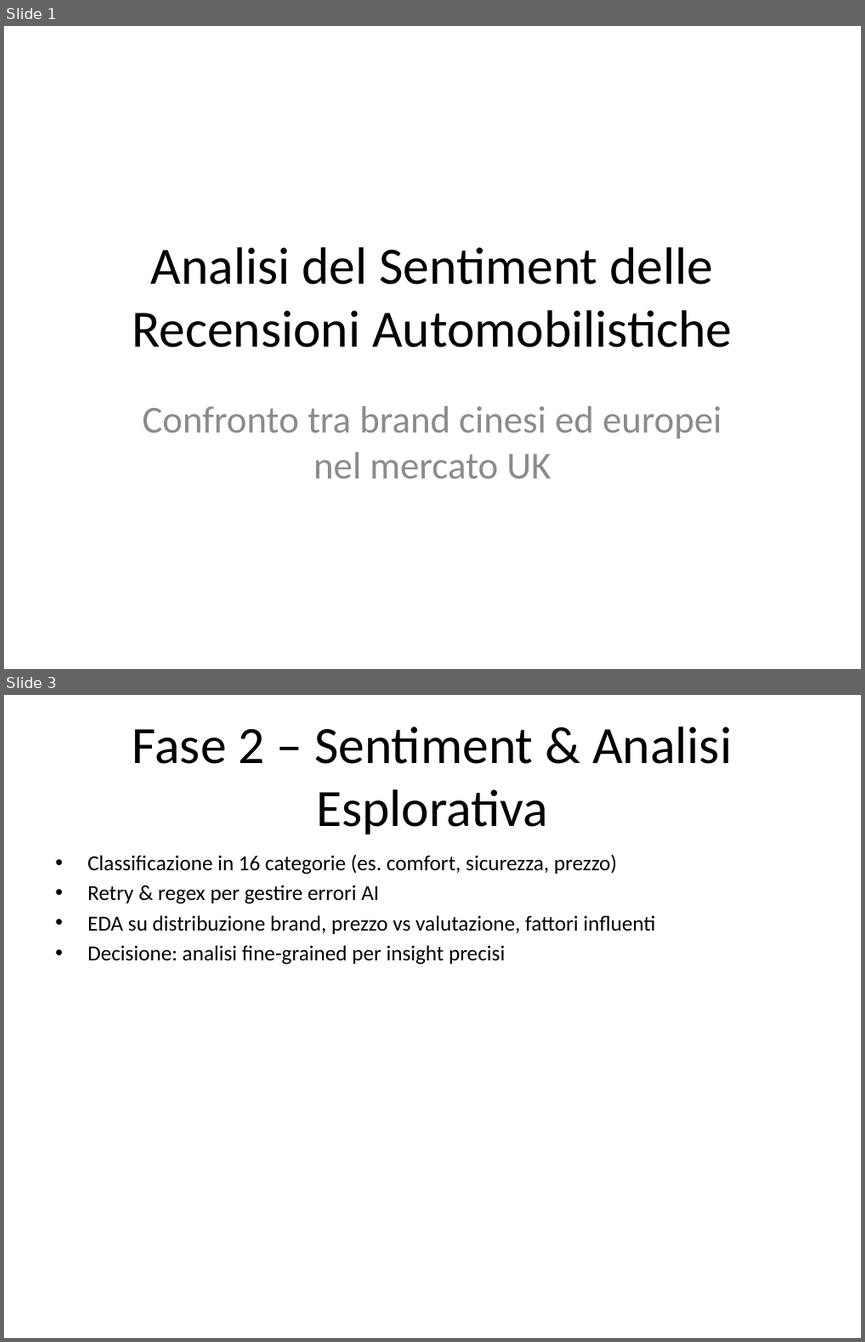
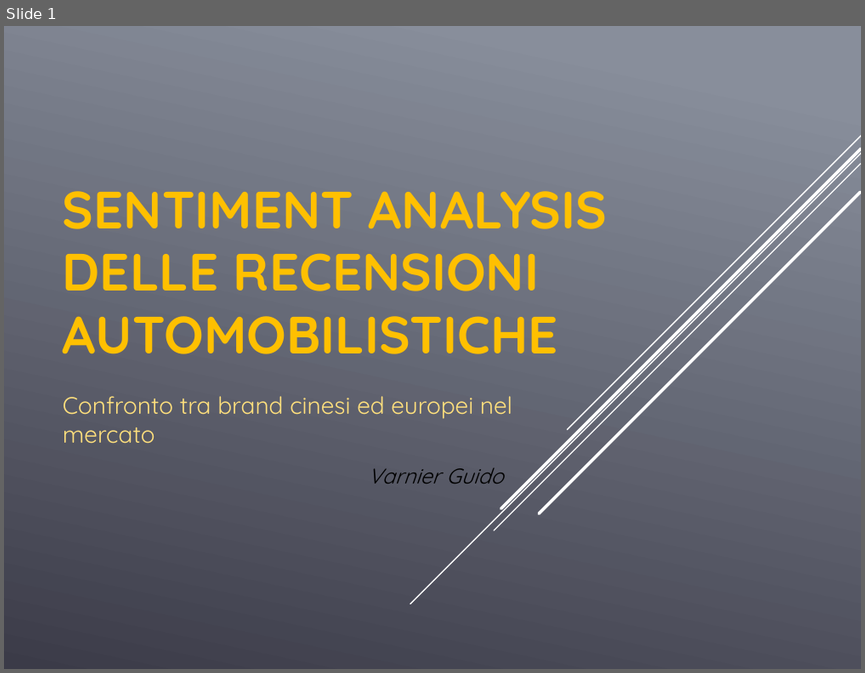
Before and after one commit to GuidoGTX/rossato_job, a slide deck: Analisi_Sentiment_Recensioni.pptx. Shown one above the other, each under a label of ours: slides 1 and 3 before the commit, slide 1 after it; the slides between them are not shown. The pictures are 865x1342 and 865x673 pixels, drawn with LibreOffice and Linux fonts; fonts in the diff are those of the drawing. Boxes give left, top, right and bottom in pixels: in the first picture for what was removed or moved away, otherwise in the second. Text is boxed around its words. In the diff, an @@ line names an element or a change of style, - is before the commit and + after.

```diff
--- a/Analisi_Sentiment_Recensioni.pptx
+++ b/Analisi_Sentiment_Recensioni.pptx
@@ slide 3 removed at [4, 695, 861, 1338], background #FFFFFF @@
@@ title removed at [132, 726, 732, 834] @@
-Fase 2 – Sentiment & Analisi Esplorativa
@@ text removed at [87, 854, 655, 964] @@
-• Classificazione in 16 categorie (es. comfort, sicurezza, prezzo)
-• Retry & regex per gestire errori AI
-• EDA su distribuzione brand, prezzo vs valutazione, fattori influenti
-• Decisione: analisi fine-grained per insight precisi
@@ slide 1 changed as well @@
@@ background #FFFFFF to gradient #888E9B to #3C3C49 @@
@@ title "SENTIMENT ANALYSIS DELLE RECENSIONI AUTOMOBILISTICHE" at [63, 191, 607, 354]: vertical alignment middle to bottom @@
@@ title at [63, 191, 607, 354]: text changed; font Calibri to Quicksand; text colour #000000 to #FFC000; bold on @@
-Analisi del Sentiment delle Recensioni Automobilistiche
+SENTIMENT ANALYSIS DELLE RECENSIONI AUTOMOBILISTICHE
@@ group added at [410, 136, 861, 603]: 5 lines @@
@@ subtitle at [63, 396, 512, 443]: text changed; size 32 to 20 pt; font Calibri to Quicksand; text colour #8C8C8C to #FFE07D @@
-Confronto tra brand cinesi ed europei nel mercato UK
+Confronto tra brand cinesi ed europei nel mercato
@@ text added at [368, 468, 503, 483], 18 pt, text #000000, italic @@
+Varnier Guido
```
Also in this commit, not shown: 8 slides added, 3 other slides removed.
